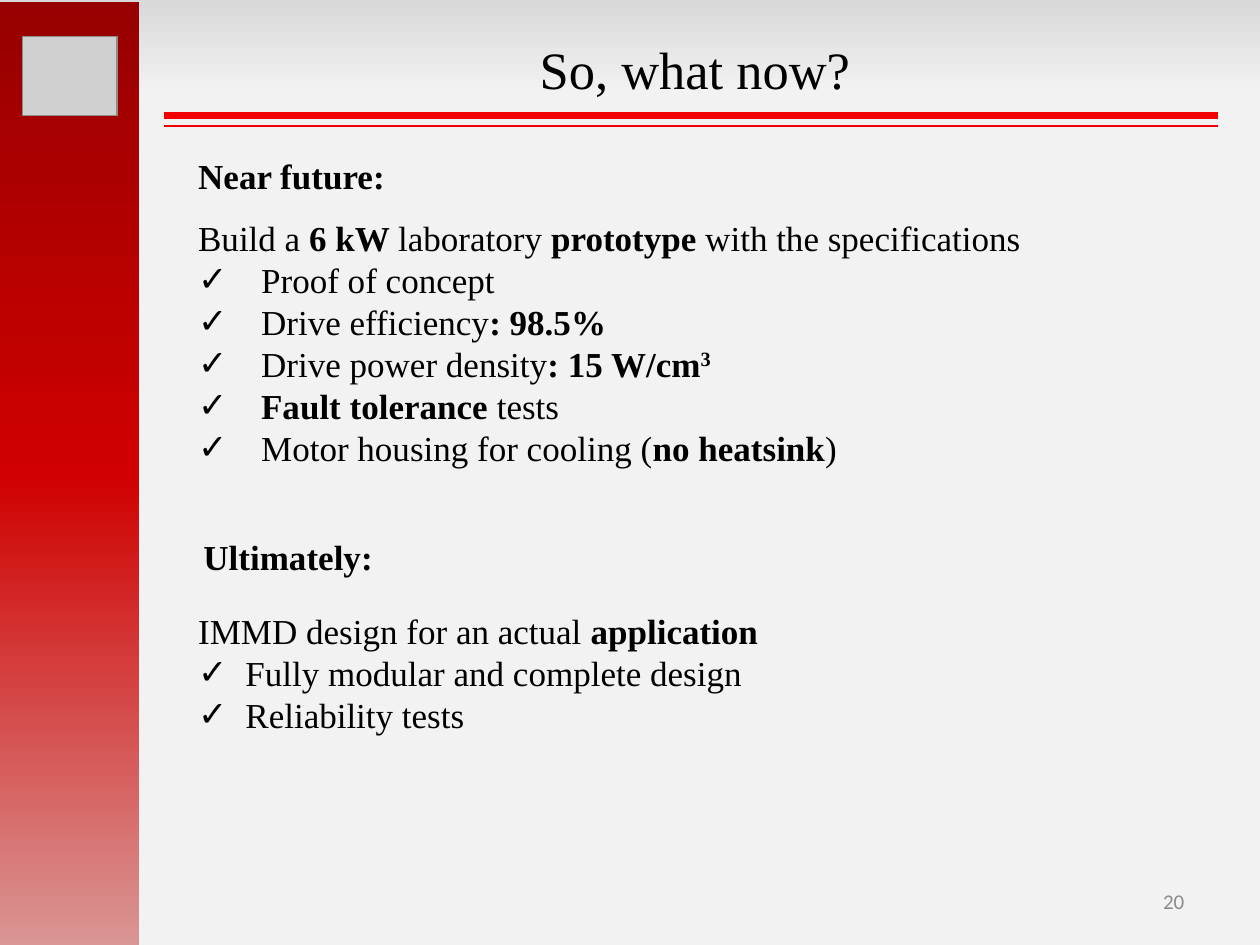
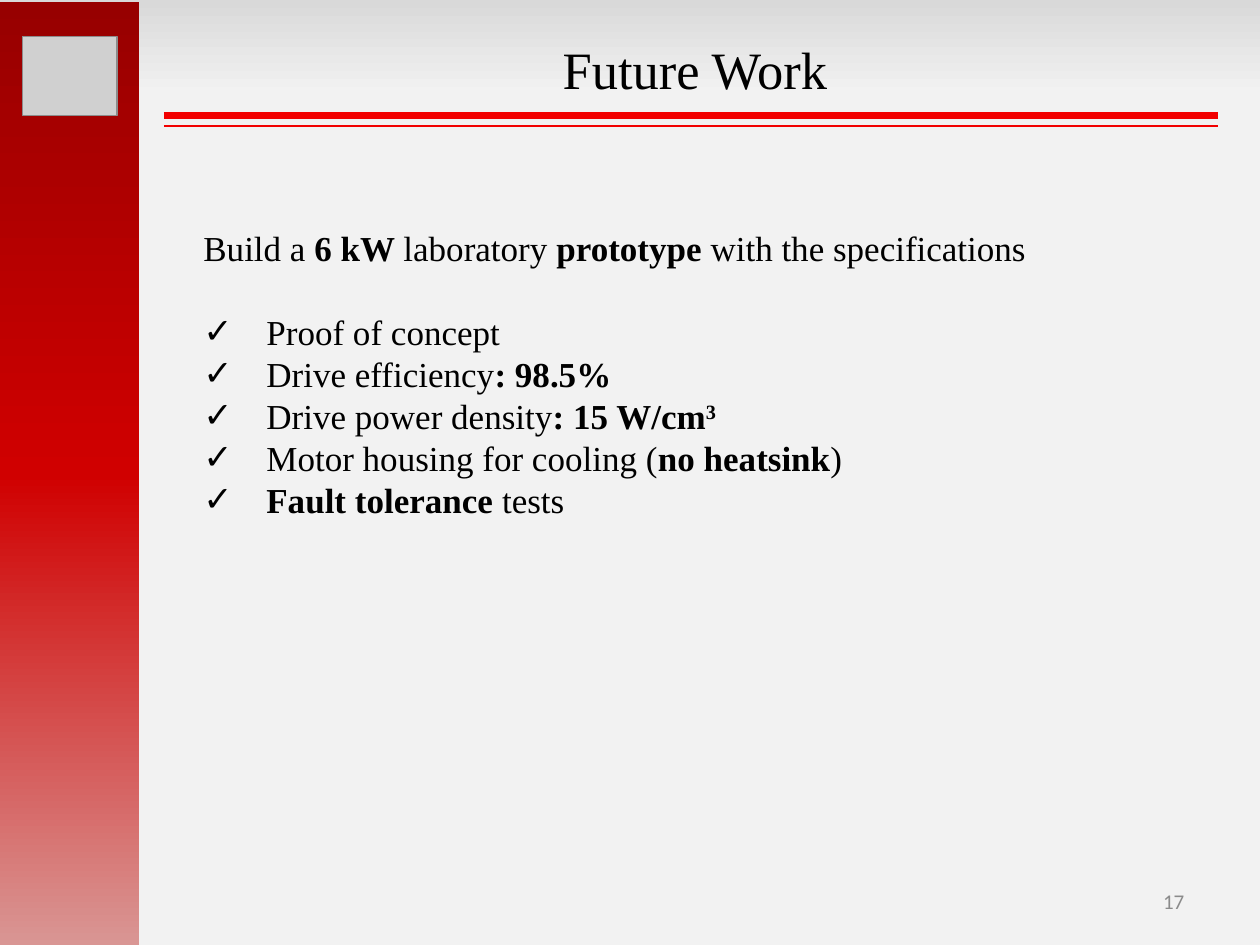
Before and after one commit to hakanpolat/IMMD, a slide deck: slide 17 of GRW2017/sunum/GRW2017_MesutUğur.pptx (slide 20 before the commit). Drawn at 1260x945 pixels with LibreOffice and Linux fonts; fonts in the diff are those of the drawing; grey boxes stand for pictures. Boxes give left, top, right and bottom in pixels: in the first picture for what was removed or moved away, otherwise in the second. Text is boxed around its words. In the diff, an @@ line names an element or a change of style, - is before the commit and + after.

```diff
--- a/GRW2017/sunum/GRW2017_MesutUğur.pptx
+++ b/GRW2017/sunum/GRW2017_MesutUğur.pptx
@@ text at [563,52,827,90]: text changed @@
-So, what now?
+Future Work
@@ text removed at [198,164,385,190] @@
-Near future:
@@ text "Build a 6 kW laboratory ...": place and size @@
-text "Build a 6 kW laboratory ..." at [198,226,1021,468]
+text "Build a 6 kW laboratory ..." at [203,236,1026,514]
@@ text at [261,436,836,468]: paragraph removed @@
-✓ Motor housing for cooling (no heatsink)
@@ text at [266,446,842,479]: paragraph added @@
+✓ Motor housing for cooling (no heatsink)
@@ text removed at [203,545,372,577] @@
-Ultimately:
@@ text removed at [198,619,758,735] @@
-IMMD design for an actual application
-✓ Fully modular and complete design
-✓ Reliability tests
@@ page number at [1163,895,1184,909]: text changed @@
-20
+17
```
Also in this commit, not shown: 7 other slides changed, 3 slides removed, 4 other files.
